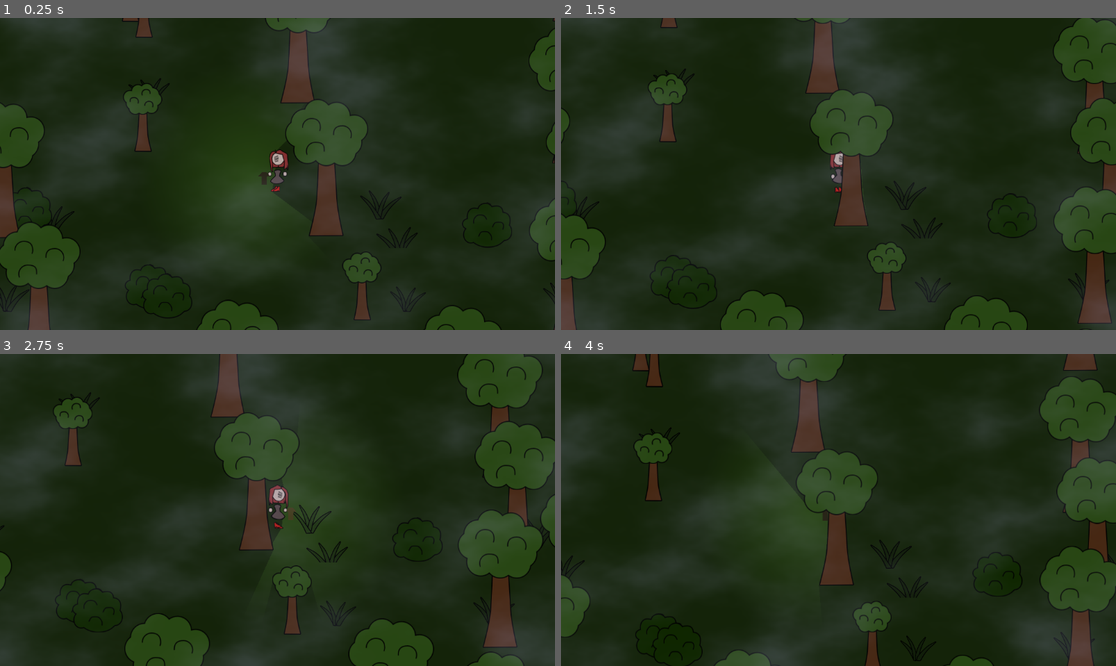
Above: before the commit, frames 1-4 (two rows, left to right).
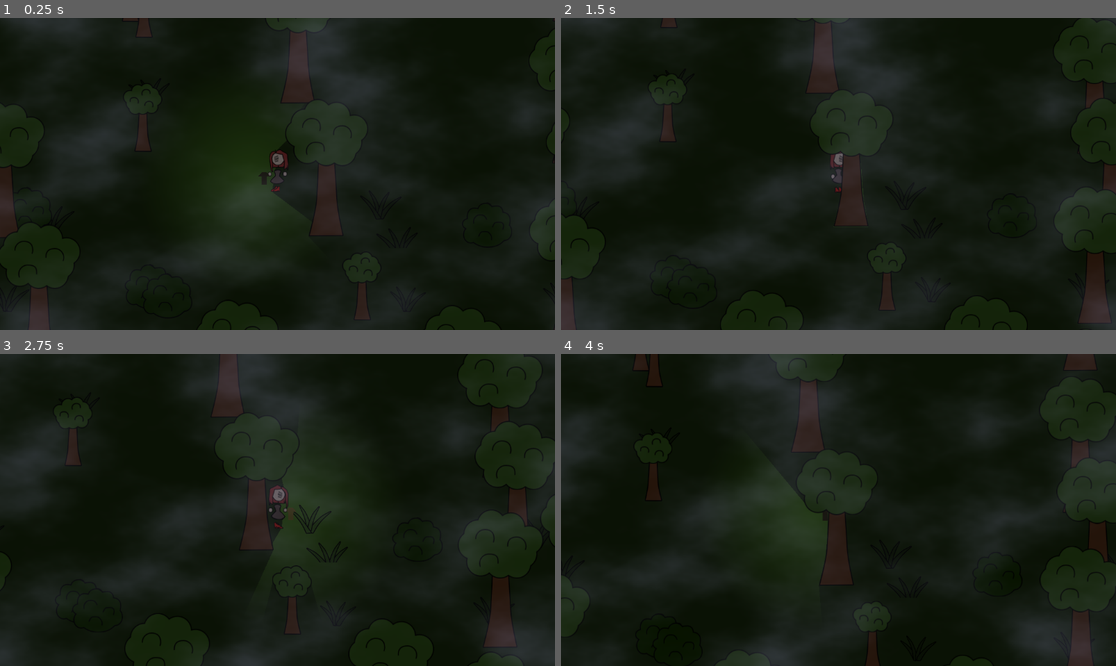
Above: after the commit, the same moments.

Repository: Jerrylikesgreen/-la-Santa-Compa-a
Game: Godot game, scene res://Scenes/forest.tscn
Two runs of this game, one before a commit and one after it. Both use one fixed random seed, a clock stepped at 60 frames per second and the inputs below. Before the commit the project has no main scene; this scene is started directly in both runs.
Inputs (mouse positions are in pixels of both pictures, inside the frame that each line leads up to):
- Up to frame 1 (0.25 s): no input
- Up to frame 2 (1.5 s): move the mouse to (960, 158) at 0.52 s; hold D (Right) 0.53-1.28 s; click (960, 158) at 0.6 s; move the mouse to (727, 189) at 1.27 s; hold S (Down) from 1.28 s (still down); click (727, 189) at 1.35 s
- Up to frame 3 (2.75 s): move the mouse to (333, 441) at 2.02 s; release S (Down) at 2.03 s; hold D (Right) from 2.03 s (still down); click (333, 441) at 2.1 s
- Up to frame 4 (4 s): move the mouse to (810, 572) at 2.77 s; release D (Right) at 2.78 s; hold W (Up) 2.78-3.53 s; click (810, 572) at 2.85 s; move the mouse to (1005, 556) at 3.52 s; hold A (Left) from 3.53 s (still down); click (1005, 556) at 3.6 s

The runs differ from the first frame. In frame 1, 13% of the frame differs, in the area x 0-100%, y 0-100%; in frame 2, 16%; in frame 3, 17%; in frame 4, 14%.

Commit message:
Update forest lighting and set main scene
Adjusted the WorldLight color in forest.tscn for improved lighting. Set the main scene in project.godot to 'uid://byqulbln575fs' to define the game's entry point.

Diff:
--- a/Scenes/forest.tscn
+++ b/Scenes/forest.tscn
@@ -45,7 +45,7 @@
 spawn_radius = 3
 
 [node name="WorldLight" type="DirectionalLight2D" parent="."]
-color = Color(0.1254902, 0.1254902, 0.1254902, 1)
+color = Color(0.556953, 0.556953, 0.5569529, 1)
 blend_mode = 1
 shadow_filter = 2
 shadow_filter_smooth = 1.5
--- a/project.godot
+++ b/project.godot
@@ -12,6 +12,7 @@
 
 config/name="la Santa Compaña"
 config/version="0.01"
+run/main_scene="uid://byqulbln575fs"
 config/features=PackedStringArray("4.5", "Forward Plus")
 config/icon="uid://dn3scpw51q8ah"
 
